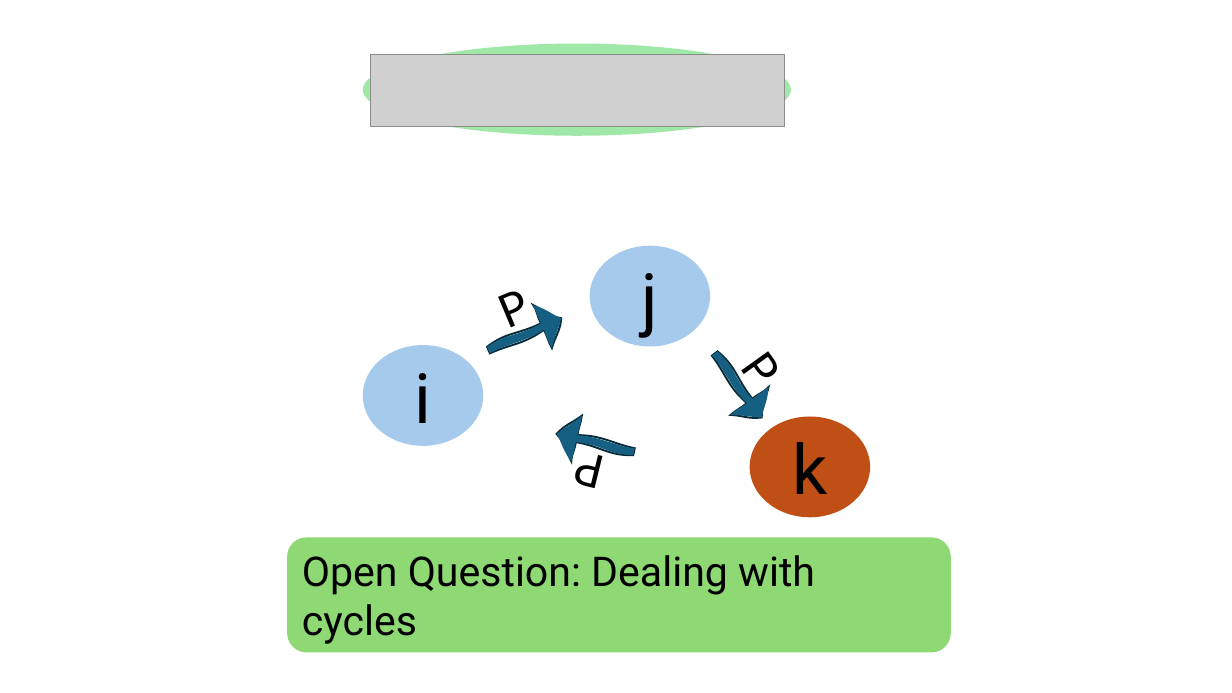
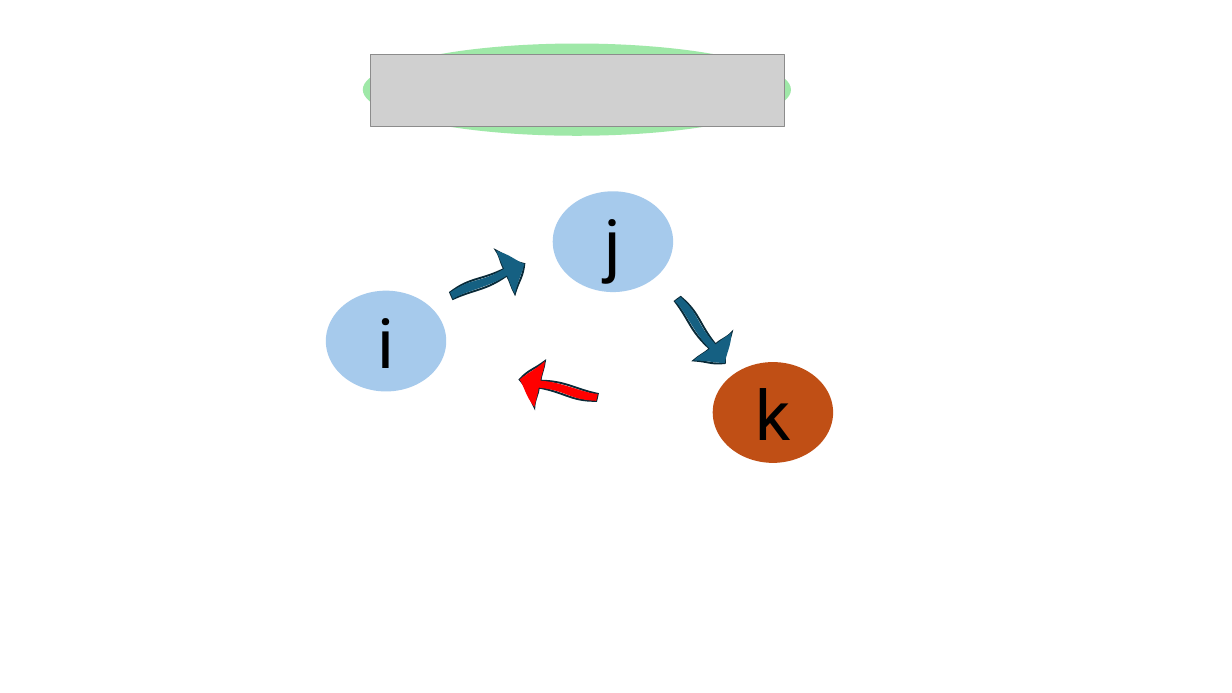
Before and after one commit to HaseebLUMS/Onyx-Presentation, a slide deck: slide 23 of tommy_hotnets_v2.pptx (slide 28 before the commit). Drawn at 1232x693 pixels with LibreOffice and Linux fonts; fonts in the diff are those of the drawing; grey boxes stand for pictures. Boxes give left, top, right and bottom in pixels: in the first picture for what was removed or moved away, otherwise in the second. Text is boxed around its words. In the diff, an @@ line names an element or a change of style, - is before the commit and + after.

Commit message:
updated

```diff
--- a/tommy_hotnets_v2.pptx
+++ b/tommy_hotnets_v2.pptx
@@ text removed at bbox=[507, 291, 533, 338] @@
-P
@@ 3 ellipses, 3 freeform shapes: place and size @@
-3 ellipses, 3 freeform shapes at bbox=[363, 246, 870, 518]
+3 ellipses, 3 freeform shapes at bbox=[326, 191, 833, 463]
@@ freeform shape at bbox=[514, 357, 602, 421]: fill #156082 to #FF0000 @@
@@ text removed at bbox=[729, 369, 784, 390] @@
-P
@@ text removed at bbox=[580, 452, 607, 488] @@
-P
@@ rounded rectangle removed at bbox=[287, 538, 951, 653] @@
-Open Question: Dealing with cycles
```
Also in this commit, not shown: 4 other slides changed, 5 slides removed.
